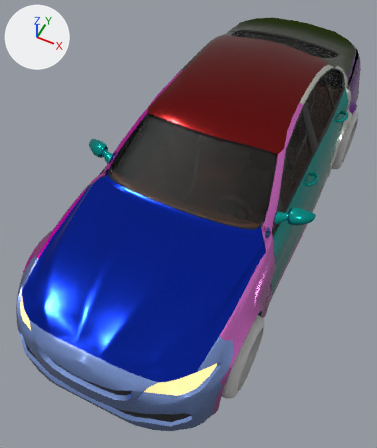
The FBX model Assets/Manufacturing/Car/myWholeCar5.fbx, before and after one commit.
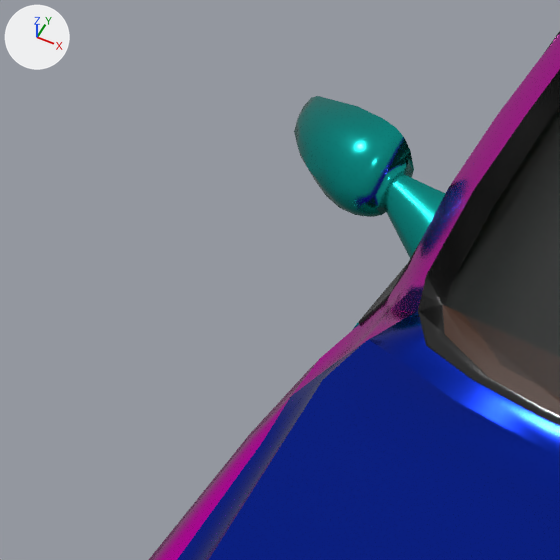
Each version appears first whole from a 50 mm camera at (0.94, -2.35, 2.71) aimed at (-0.06, -0.36, 0.22), and next in a close-up on the part from 11% to 35% of the width and 28% to 47% of the height. Every picture has the same lights, and +X, +Y and +Z are marked at upper left. The older version's two pictures come first. Where no turn or scale is listed for an object, it has been applied to the vertices. Vertices at exactly the same position are counted once.

The first close-up shows 'Rearview Mirror.001', 'car frame.002' and 1 more.
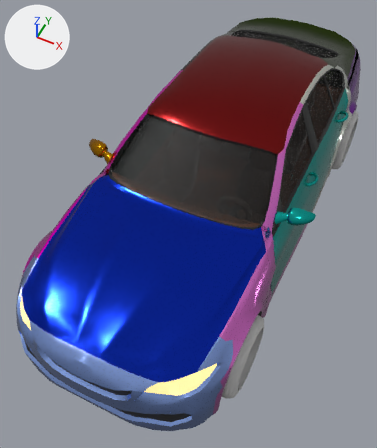
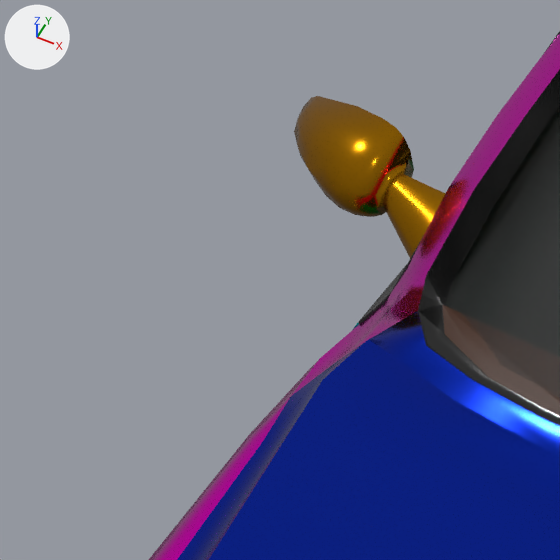
Where the change shows, as pixel boxes [x1, y1, x2, y2] in the close-ups (560 x 560 px):
part 1 of me_plane_061, recoloured (cyan to brown): [294, 96, 446, 258] in both

What changed in the scene script:
```text
Add mat_metal_001:
    mat_metal_001 = principled_material('Metal.001')
    mat_metal_001.base_color = (0.43, 0.188, 0.00362)  # brown #af780c
    mat_metal_001.metallic = 1.0
    mat_metal_001.roughness = 0.179
Change me_plane_061:
    where me_plane_061.from_pydata(...)  # 248 vertices, 343 faces; spans x -0.702..0.702, y -0.501..-0.383, z 0.637..0.73
    used by ob_rearview_mirror_001; location = (0.0, 0.0, 0.0)
    me_plane_061 part 1: 160 of the faces centred in x -0.701..-0.5, y -0.491..-0.384, z 0.644..0.729 switch from mat_metal (cyan #18afa7) to mat_metal_001 (brown #af780c)
```
